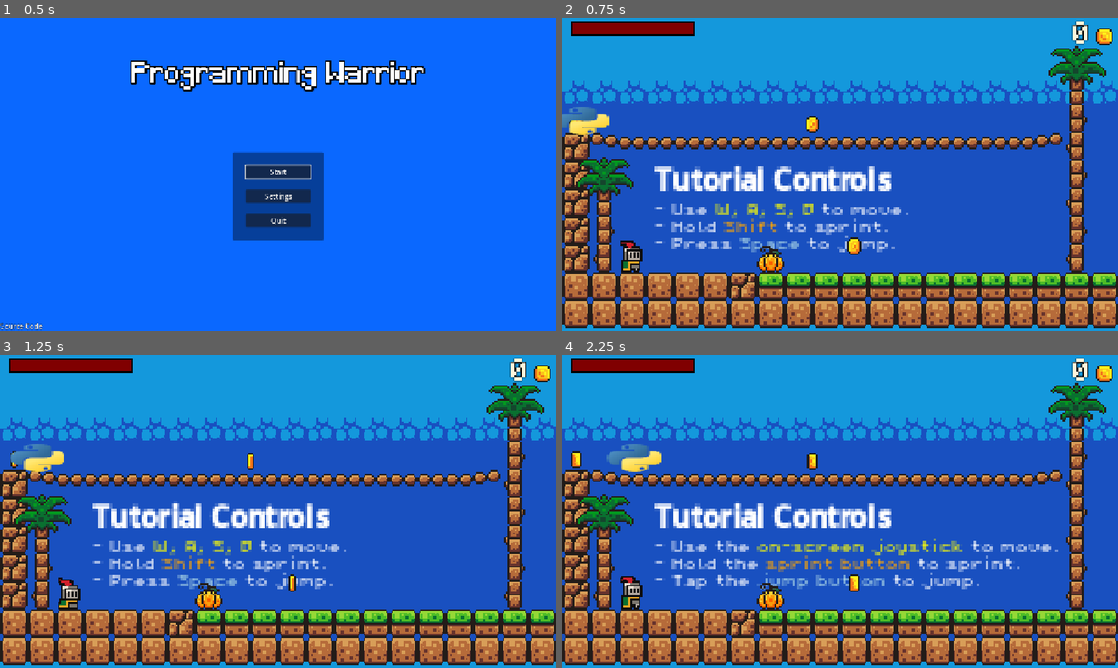
Above: before the commit, frames 1-4 (two rows, left to right).
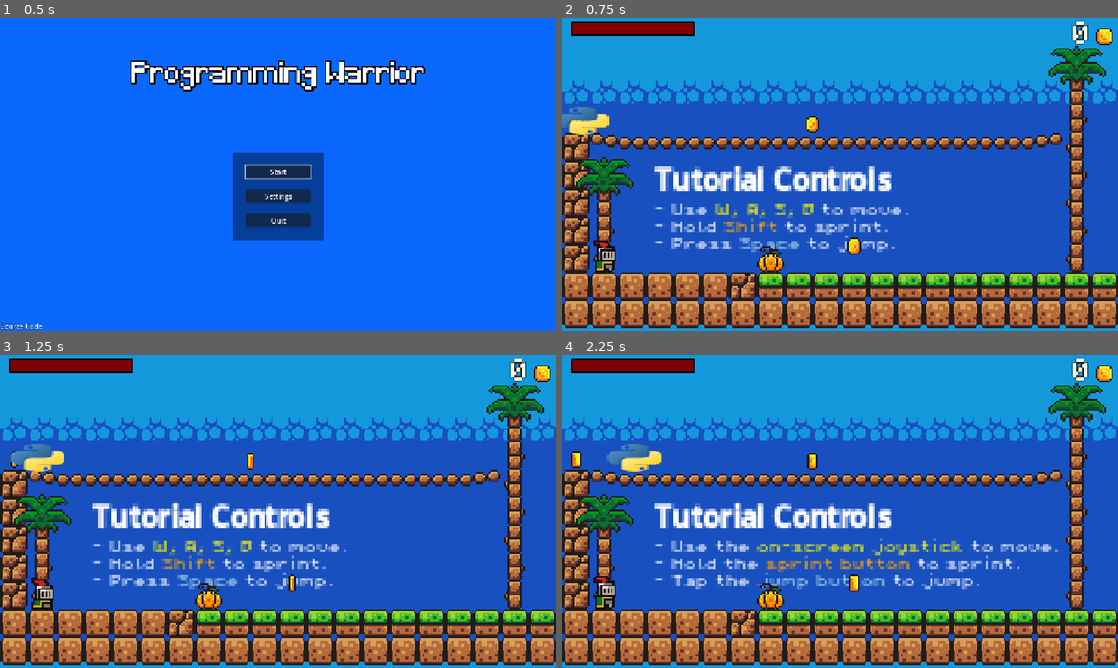
Above: after the commit, the same moments.

Repository: vsaint1/godot-platformer
Game: Godot game, scene res://scenes/menu_manager.tscn
Same seed, same stepped clock (60 frames per second), same inputs: the game is played once before the commit and once after it. Sound files missing from this copy of the repository are replaced by a short silence.
Inputs (mouse positions are in pixels of both pictures, inside the frame that each line leads up to):
- Up to frame 1 (0.5 s): no input
- Up to frame 2 (0.75 s): click "Start" at 0.5 s
- Up to frame 3 (1.25 s): no input
- Up to frame 4 (2.25 s): tap Enter at 1.25 s; drag from (851, 558) to (812, 461) at 1.27 s; drag from (728, 527) to (812, 461) at 2.02 s

Frame 1 is identical in both runs. In frame 2, 0.6% of the frame differs, in the area x 5-15%, y 71-82%; in frame 3, 0.6%; in frame 4, 0.7%, in the area x 5-15%, y 70-82%.

Commit message:
translation, texts and many more

Diff:
--- a/assets/mini_platform_translations.csv
+++ b/assets/mini_platform_translations.csv
@@ -12,11 +12,12 @@
 TEXT_GESTURE_PRESS,Press,Pressione
 TEXT_INTERACT,to Interact,para Interagir
 TEXT_PLATFORM_SIGN,Falling into the water could be game over.,Cair na água pode significar o fim do jogo.
-TEXT_THANKS_END,"Thanks for playing, this game was my introduction to godot coming from a different engine and background. I applied several concepts from brackeys tutorial and godot documentation.","Obrigado por jogar. Este jogo foi minha introdução ao Godot, vindo de uma engine e contexto diferentes. Apliquei vários conceitos do tutorial do Brackeys e da documentação do Godot."
-TEXT_FINISH_SIGN,It's time to buy more programming courses and not finish them,É hora de comprar mais cursos de programação e não termina-los
+TEXT_THANKS_END,Thanks for playing.,Obrigado por jogar.
+TEXT_FINISH_SIGN,Time to buy another programming course I’ll never finish 😎,Hora de comprar outro curso de programação que nunca vou terminar 😎
 TEXT_GAME_NAME,Programming Warrior,Guerreiro da Programação
 TEXT_OPTION_0,Novice,Novato
 TEXT_OPTION_1,Easy,Fácil
 TEXT_OPTION_2,Medium,Médio
 TEXT_OPTION_3,Hard,Difícil
 TEXT_DIE,You died,Você morreu
+TEXT_MEME,Collect coins. Buy courses. Never open them,Colecione moedas. Compre cursos. Nunca os abra.
--- a/scenes/main.tscn
+++ b/scenes/main.tscn
@@ -214,6 +214,10 @@
 [sub_resource type="WorldBoundaryShape2D" id="WorldBoundaryShape2D_choun"]
 distance = -24.0
 
+[sub_resource type="Theme" id="Theme_ge2pc"]
+default_font = ExtResource("8_eb6dy")
+default_font_size = 18
+
 [sub_resource type="Animation" id="Animation_tbgi4"]
 resource_name = "MOVE"
 length = 2.0
@@ -256,7 +260,7 @@
 script = ExtResource("1_o5qli")
 
 [node name="Player" parent="." instance=ExtResource("2_tbgi4")]
-position = Vector2(-394, 72)
+position = Vector2(-409, 73)
 
 [node name="Camera" parent="Player" index="2" node_paths=PackedStringArray("map")]
 map = NodePath("../../Map/Terrain")
@@ -337,6 +341,33 @@
 theme_override_font_sizes/font_size = 64
 text = "TEXT_DIE"
 
+[node name="RichTextLabel" type="RichTextLabel" parent="Map"]
+z_index = 20
+anchors_preset = 8
+anchor_left = 0.5
+anchor_top = 0.5
+anchor_right = 0.5
+anchor_bottom = 0.5
+offset_left = 332.0
+offset_top = -486.0
+offset_right = 609.0
+offset_bottom = -416.0
+grow_horizontal = 2
+grow_vertical = 2
+size_flags_horizontal = 4
+theme = SubResource("Theme_ge2pc")
+theme_override_colors/default_color = Color(0.632293, 0.753753, 1, 1)
+theme_override_colors/font_outline_color = Color(0, 0, 0, 1)
+theme_override_constants/outline_size = 4
+theme_override_fonts/normal_font = ExtResource("5_tipki")
+theme_override_font_sizes/normal_font_size = 8
+bbcode_enabled = true
+text = "TEXT_THANKS_END"
+fit_content = true
+scroll_active = false
+horizontal_alignment = 1
+vertical_alignment = 1
+
 [node name="Collectables" type="Node" parent="."]
 
 [node name="Coin" parent="Collectables" instance=ExtResource("7_o6xl0")]
@@ -383,6 +414,10 @@
 [node name="EndSign" parent="Objects" instance=ExtResource("8_tipki")]
 position = Vector2(955, 41)
 sign_text = "TEXT_FINISH_SIGN"
+
+[node name="StartSign" parent="Objects" instance=ExtResource("8_tipki")]
+position = Vector2(-9, 88)
+sign_text = "TEXT_MEME"
 
 [node name="PlatformSign" parent="Objects" instance=ExtResource("8_tipki")]
 position = Vector2(578, 87)
@@ -421,3 +456,5 @@
 [connection signal="body_entered" from="Map/Killzone" to="Map/Killzone" method="_on_body_entered"]
 
 [editable path="Player"]
+[editable path="Objects/EndSign"]
+[editable path="Objects/StartSign"]
Binary file changed: assets/mini_platform_translations.en_US.translation
Binary file changed: assets/mini_platform_translations.pt_BR.translation
Binary file added: assets/ui/udemy.png
Not shown, changed: assets/ui/udemy.png.import
Binary file removed: assets/ui/ui-bg.jpg
Not shown: 1 places in scenes/main.tscn that only renumber resources
